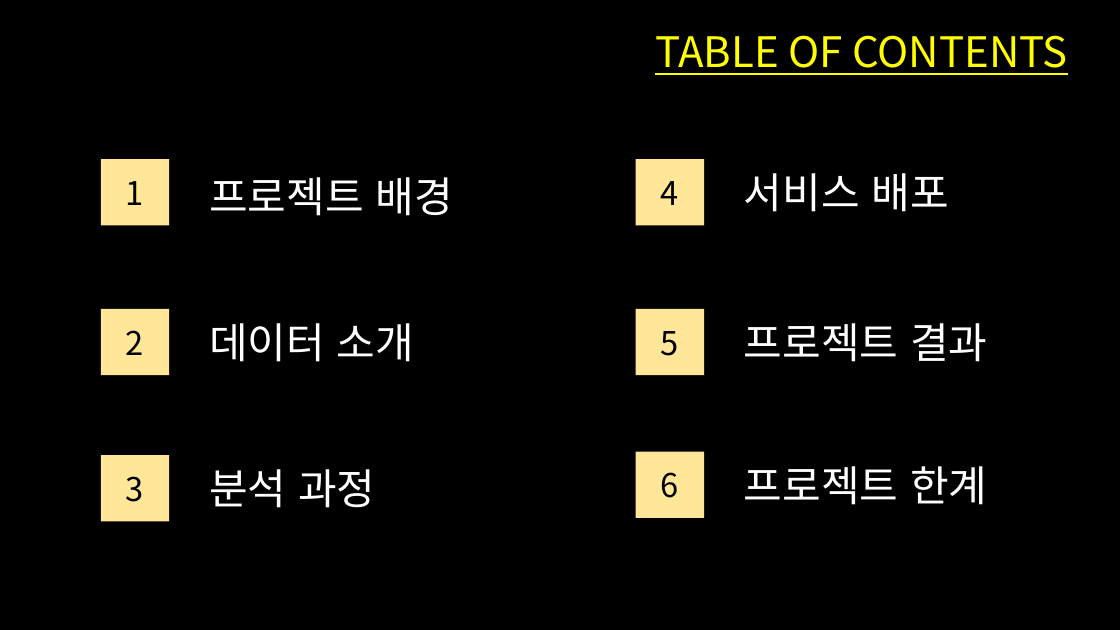
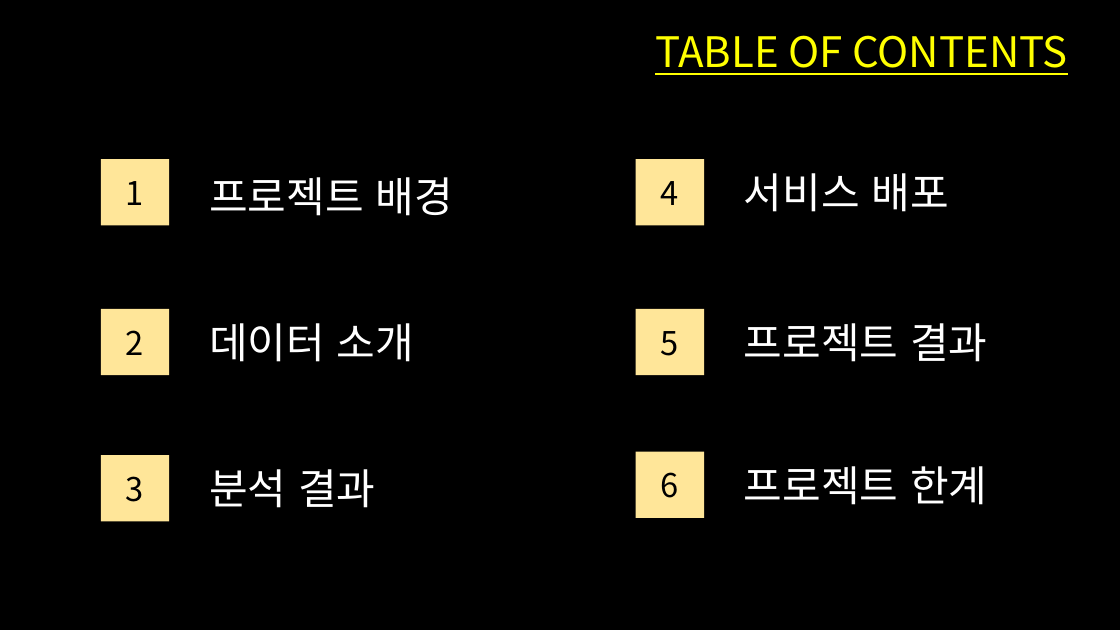
Before and after one commit to dschloe/streamlit-election-analysis, a slide deck: slide 2 of 프레젠테이션1.pptx. Drawn at 1120x630 pixels with LibreOffice and Linux fonts; fonts in the diff are those of the drawing. Boxes give left, top, right and bottom in pixels: in the first picture for what was removed or moved away, otherwise in the second. Text is boxed around its words. In the diff, an @@ line names an element or a change of style, - is before the commit and + after.

```diff
--- a/프레젠테이션1.pptx
+++ b/프레젠테이션1.pptx
@@ text at [209, 469, 375, 508]: text changed @@
-분석 과정
+분석 결과
```
Also in this commit, not shown: 2 other slides changed, 2 slides added, 13 other files.
